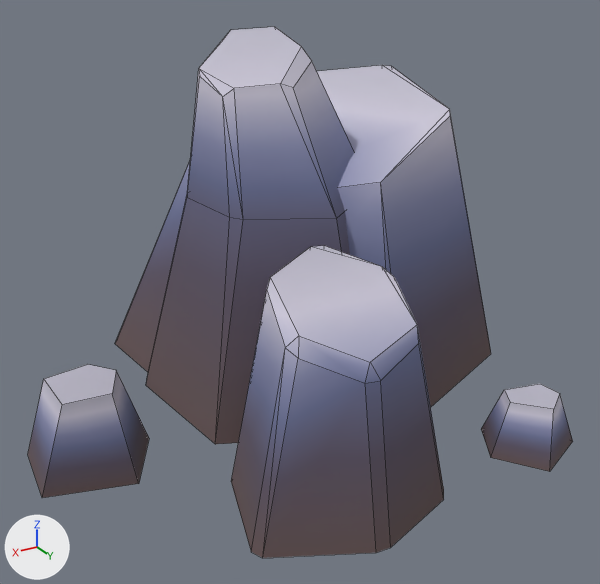
An edit to the FBX model Assets/AndreyProduction/Meta/block_mountain_2_1.fbx, drawn before and after from the same camera.
Rendered twice from a 50 mm camera at (0.089, 1.329, 1.63) aimed at (-0.441, 0.446, 1.188). Every picture has the same lights, and +X, +Y and +Z are marked at lower left. The older version comes first. Mesh edges are drawn as thin lines.

Names of what the first picture shows: 'block_mountain_2_1'.
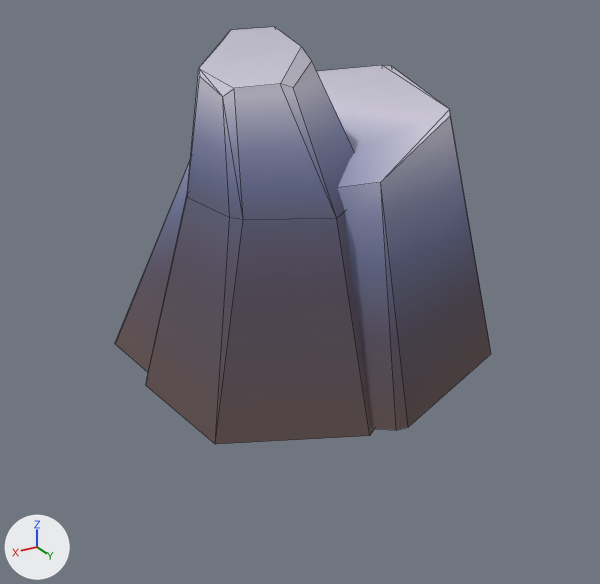
Commit message: - less details on mountains meta

The change in detail:
me_cube_139 is used by ob_block_mountain_2_1; location (0.0, 0.0, 0.0).
me_cube_139 had 92 vertices, 75 faces and spanned x -0.78..-0.092, y 0.072..0.785, z 0.915..1.521.
me_cube_139 now has 47 vertices, 41 faces and spans x -0.78..-0.259, y 0.072..0.609, z 1.037..1.521.
me_cube_139 part 1: the loose piece of 25 vertices spanning x -0.51..-0.238, y 0.502..0.753, z 1.01..1.292 is deleted.
me_cube_139 part 2: the loose piece of 10 vertices spanning x -0.274..-0.092, y 0.192..0.372, z 0.915..1.046 is deleted.
me_cube_139 part 3: the loose piece of 10 vertices spanning x -0.648..-0.536, y 0.676..0.785, z 1.056..1.124 is deleted.

Boxes [x1, y1, x2, y2] around the edits, measured in the pictures (600 x 584 px):
'block_mountain_2_1', reshaped (31% narrower, 21% shorter)
    before: [28, 27, 573, 558]
    after: [115, 27, 491, 444]
part 1 of me_cube_139, deleted
    before: [231, 246, 444, 558]
part 2 of me_cube_139, deleted
    before: [28, 364, 149, 498]
part 3 of me_cube_139, deleted
    before: [481, 384, 573, 471]
